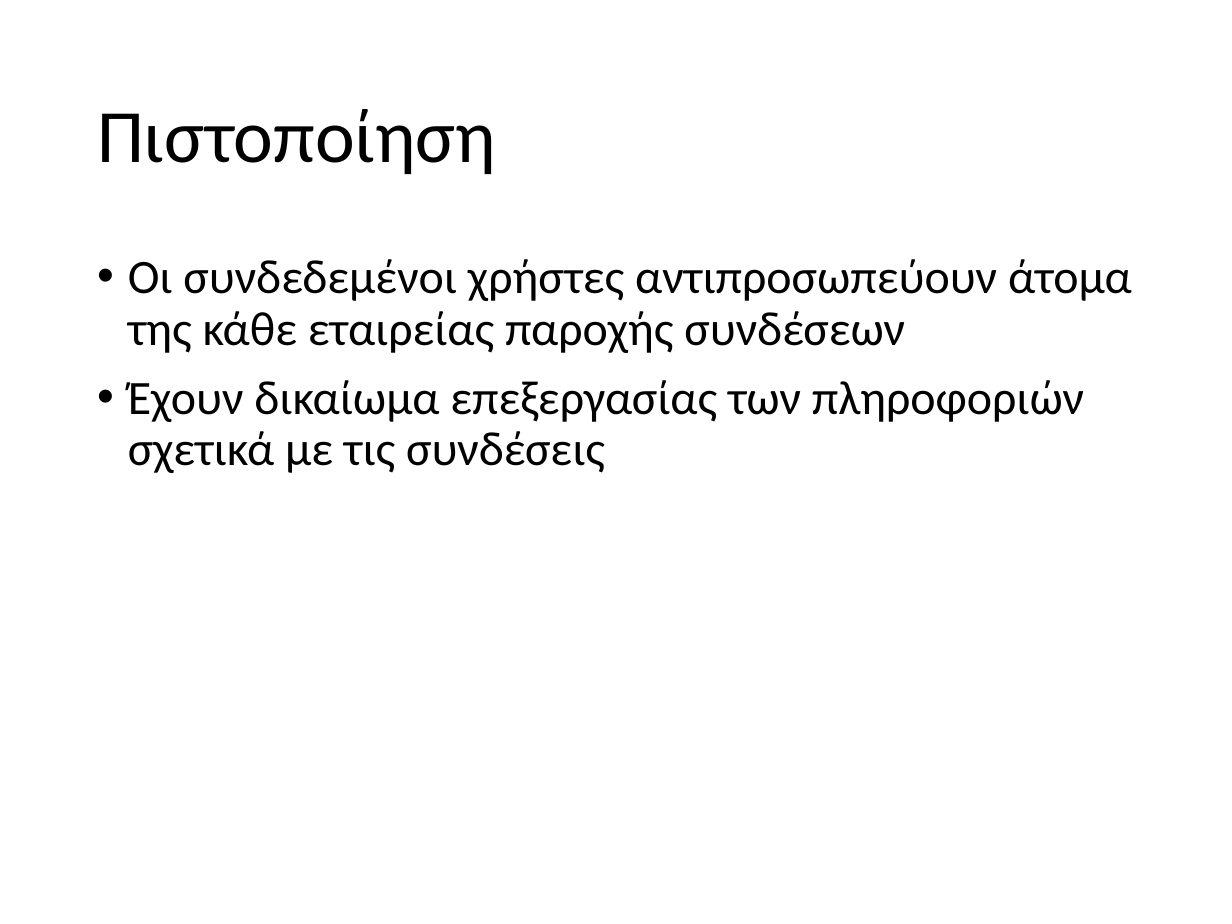
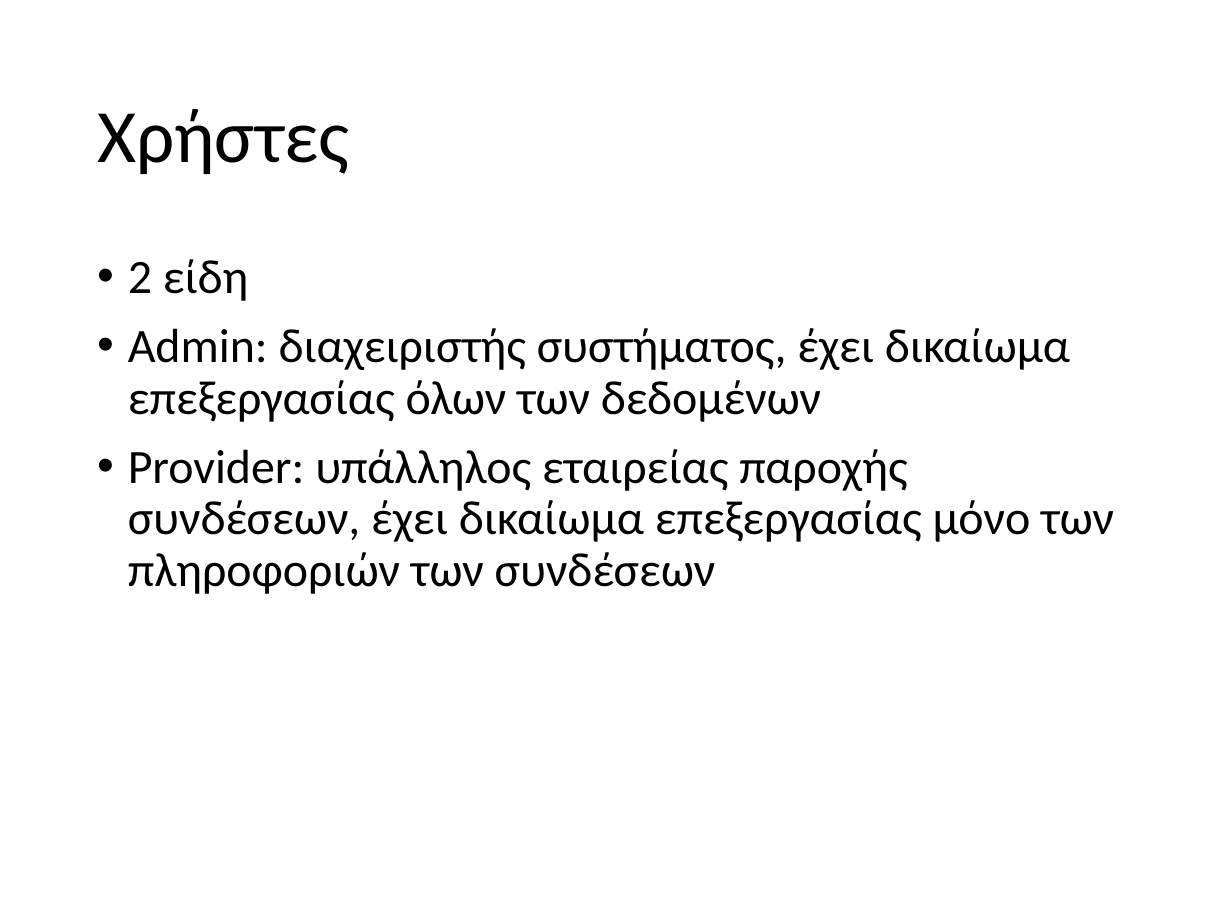
Before and after one commit to staks1/networkApi, a slide deck: slide 8 of Final.pptx (slide 9 before the commit). Drawn at 1232x924 pixels with LibreOffice and Linux fonts; fonts in the diff are those of the drawing. Boxes give left, top, right and bottom in pixels: in the first picture for what was removed or moved away, otherwise in the second. Text is boxed around its words. In the diff, an @@ line names an element or a change of style, - is before the commit and + after.

Commit message:
Updated presentation

```diff
--- a/Final.pptx
+++ b/Final.pptx
@@ title at box(97, 109, 350, 174): text changed @@
-Πιστοποίηση
+Χρήστες
@@ text at box(128, 259, 1114, 594): text changed @@
-• Οι συνδεδεμένοι χρήστες αντιπροσωπεύουν άτομα της κάθε εταιρείας παροχής συνδέσεων
-• Έχουν δικαίωμα επεξεργασίας των πληροφοριών σχετικά με τις συνδέσεις
+• 2 είδη
+• Admin: διαχειριστής συστήματος, έχει δικαίωμα επεξεργασίας όλων των δεδομένων
+• Provider: υπάλληλος εταιρείας παροχής συνδέσεων, έχει δικαίωμα επεξεργασίας μόνο των πληροφοριών των συνδέσεων
```
Also in this commit, not shown: 2 other slides changed.
